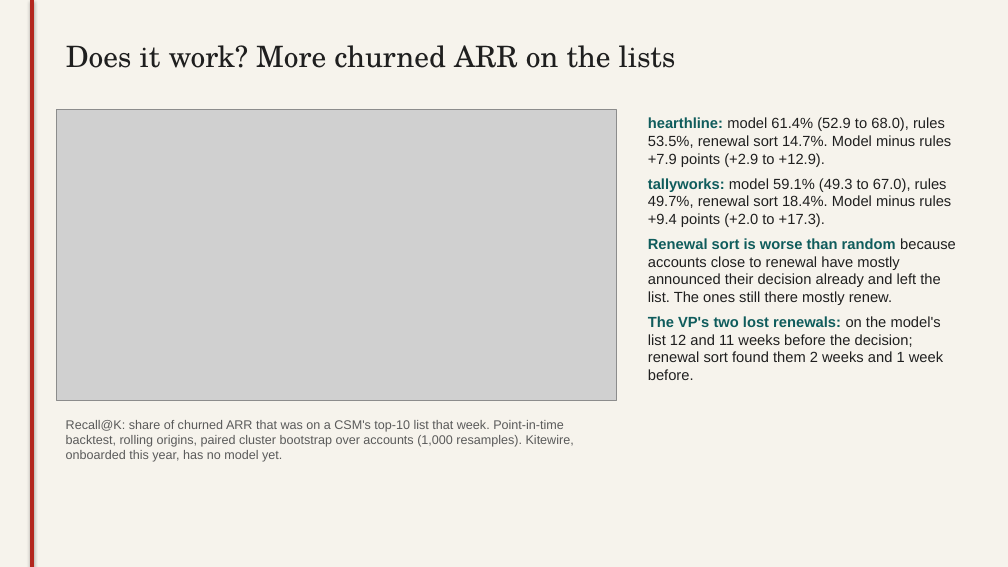
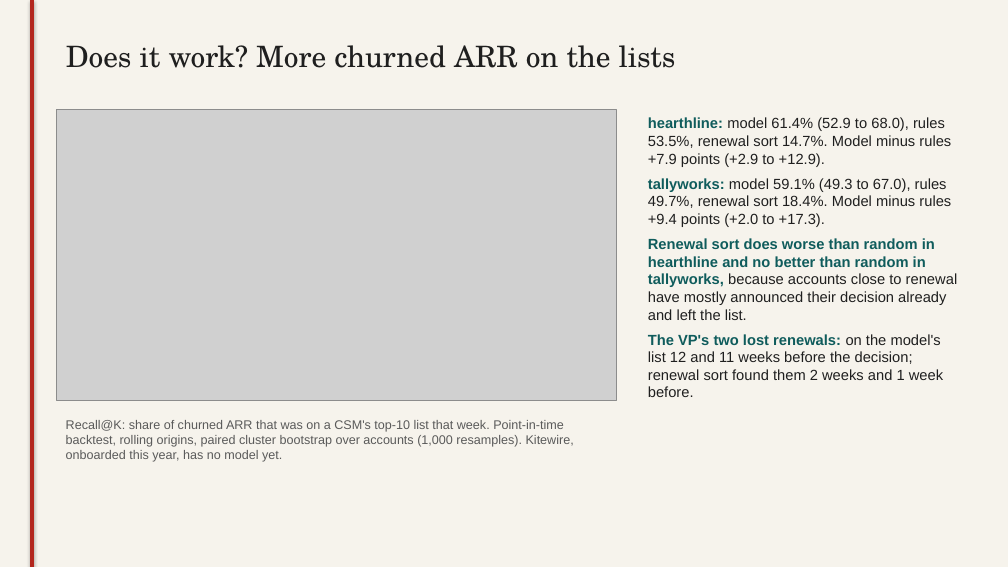
Before and after one commit to nakshatra-nahar/csm-radar, a slide deck: slide 6 of docs/deck/radar.pptx. Drawn at 1008x567 pixels with LibreOffice and Linux fonts; fonts in the diff are those of the drawing; grey boxes stand for pictures. Boxes give left, top, right and bottom in pixels: in the first picture for what was removed or moved away, otherwise in the second. Text is boxed around its words. In the diff, an @@ line names an element or a change of style, - is before the commit and + after.

```diff
--- a/docs/deck/radar.pptx
+++ b/docs/deck/radar.pptx
@@ text at box(648, 238, 958, 320): text changed @@
-Renewal sort is worse than random because accounts close to renewal have mostly announced their decision already and left the list. The ones still there mostly renew.
+Renewal sort does worse than random in hearthline and no better than random in tallyworks, because accounts close to renewal have mostly announced their decision already and left the list.
```
Also in this commit, not shown: 1 other slide changed, 8 other files.
